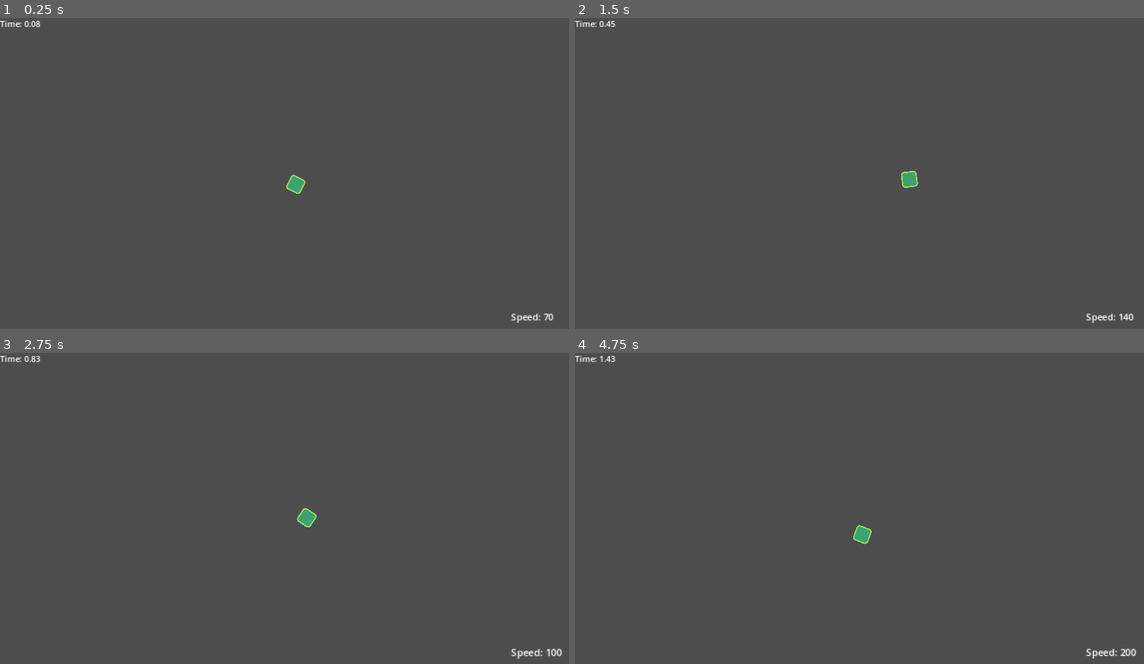
Above: before the commit, frames 1-4 (two rows, left to right).
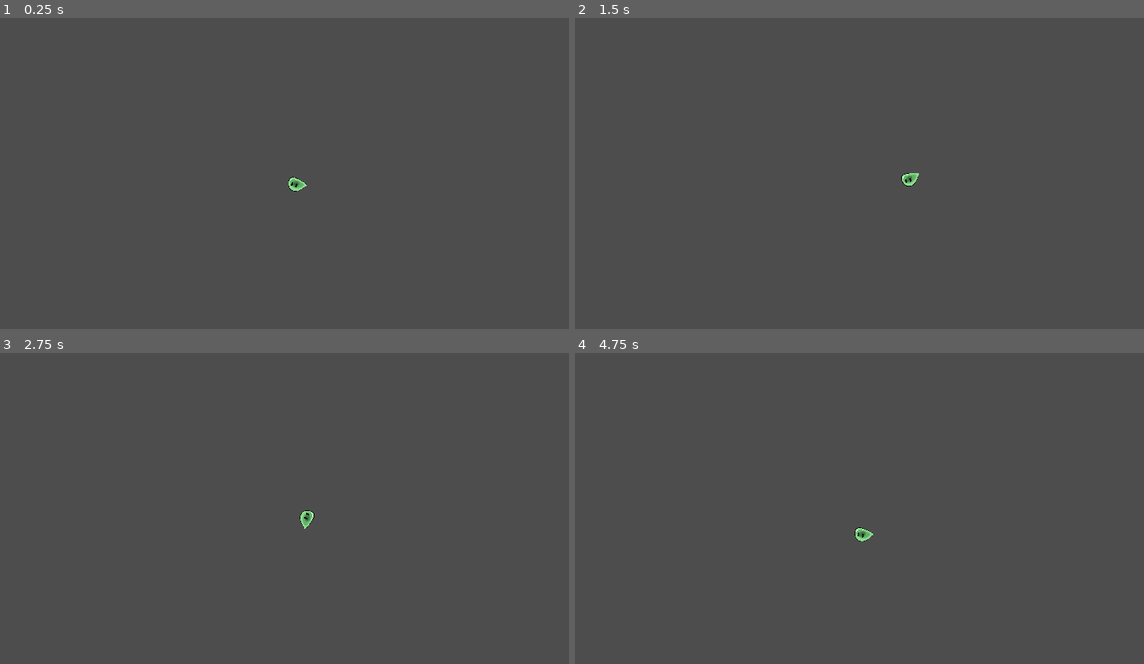
Above: after the commit, the same moments.

Repository: SpaceScore/main
Game: Godot game, scene res://scenes/player_test_scene.tscn
The game is run twice, just before and just after one commit, with the same random seed, the same clock (stepped at 60 frames per second) and the same inputs.
Inputs (mouse positions are in pixels of both pictures, inside the frame that each line leads up to):
- Up to frame 1 (0.25 s): no input
- Up to frame 2 (1.5 s): tap Enter (ui_accept) at 0.5, 0.6, 0.77, 1.07 s; move the mouse to (1001, 167) at 0.52 s; hold Right (ui_right) from 0.53 s (still down); click (1001, 167) at 0.67 s; move the mouse to (751, 201) at 1.27 s; tap Mouse wheel up (accelerate) at 1.35 s
- Up to frame 3 (2.75 s): tap Enter (ui_accept) at 1.52, 1.55, 1.82, 2.3 s; move the mouse to (352, 446) at 2.02 s; release Right (ui_right) at 2.03 s; hold Left (ui_left) from 2.03 s (still down); tap Mouse wheel down (decelerate) at 2.1 s
- Up to frame 4 (4.75 s): move the mouse to (842, 586) at 2.77 s; release Left (ui_left) at 2.78 s; hold Right (ui_right) 2.78-4.28 s; tap Space (move) at 2.85 s; click (842, 586) at 2.92 s; tap Enter (ui_accept) at 3.02, 3.05, 3.32, 3.6, 3.77, 4.07, 4.52, 4.55 s; move the mouse to (1047, 567) at 3.52 s; move the mouse to (694, 468) at 4.27 s; hold Left (ui_left) from 4.28 s (still down); tap Mouse wheel up (accelerate) at 4.35 s

The runs differ from the first frame. In frame 1, 0.3% of the frame differs, in the area x 0-98%, y 0-99%; in frame 2, 0.3%; in frame 3, 0.4%, in the area x 0-99%, y 0-99%; in frame 4, 0.4%.

Commit message:
Leaderboards now working

Diff:
--- a/project.godot
+++ b/project.godot
@@ -10,7 +10,7 @@
 
 [application]
 
-config/name="New Game Project"
+config/name="SpeedScore"
 run/main_scene="res://scenes/player_test_scene.tscn"
 config/features=PackedStringArray("4.3", "Forward Plus")
 config/icon="res://icon.svg"
--- /dev/null
+++ b/scenes/UI/score_entry.tscn
@@ -0,0 +1,18 @@
+[gd_scene load_steps=2 format=3 uid="uid://td6xkxkq66sp"]
+
+[ext_resource type="Script" path="res://scripts/leaderboard/score_entry.gd" id="1_altql"]
+
+[node name="score_entry" type="HBoxContainer"]
+offset_right = 40.0
+offset_bottom = 40.0
+theme_override_constants/separation = 30
+script = ExtResource("1_altql")
+
+[node name="name_label" type="Label" parent="."]
+layout_mode = 2
+text = "Name Here"
+
+[node name="score_label" type="Label" parent="."]
+layout_mode = 2
+text = "Score"
+horizontal_alignment = 2
--- /dev/null
+++ b/scenes/leaderboard_component.tscn
@@ -0,0 +1,6 @@
+[gd_scene load_steps=2 format=3 uid="uid://dnndqh8ekqagf"]
+
+[ext_resource type="Script" path="res://scripts/leaderboard/leaderboard.gd" id="1_cokp4"]
+
+[node name="leaderboard_component" type="Node"]
+script = ExtResource("1_cokp4")
--- /dev/null
+++ b/scenes/leaderboard_submission.tscn
@@ -0,0 +1,87 @@
+[gd_scene load_steps=3 format=3 uid="uid://c20s7doqd05u6"]
+
+[ext_resource type="Script" path="res://scripts/leaderboard/score_submission_scene.gd" id="1_al6sg"]
+[ext_resource type="PackedScene" uid="uid://dnndqh8ekqagf" path="res://scenes/leaderboard_component.tscn" id="2_6x2k3"]
+
+[node name="leaderboard_submission" type="Node2D"]
+script = ExtResource("1_al6sg")
+
+[node name="leaderboard_component" parent="." instance=ExtResource("2_6x2k3")]
+
+[node name="CanvasLayer" type="CanvasLayer" parent="."]
+
+[node name="submit_form" type="Control" parent="CanvasLayer"]
+layout_mode = 3
+anchors_preset = 15
+anchor_right = 1.0
+anchor_bottom = 1.0
+grow_horizontal = 2
+grow_vertical = 2
+
+[node name="score_label" type="Label" parent="CanvasLayer/submit_form"]
+layout_mode = 1
+anchors_preset = 8
+anchor_left = 0.5
+anchor_top = 0.5
+anchor_right = 0.5
+anchor_bottom = 0.5
+offset_left = -44.0
+offset_top = -106.0
+offset_right = 44.0
+offset_bottom = -83.0
+grow_horizontal = 2
+grow_vertical = 2
+text = "Your Time: "
+
+[node name="name_entry" type="LineEdit" parent="CanvasLayer/submit_form"]
+layout_mode = 1
+anchors_preset = 8
+anchor_left = 0.5
+anchor_top = 0.5
+anchor_right = 0.5
+anchor_bottom = 0.5
+offset_left = -166.0
+offset_top = 34.0
+offset_right = 169.0
+offset_bottom = 91.0
+grow_horizontal = 2
+grow_vertical = 2
+placeholder_text = "Enter your name"
+
+[node name="submit_button" type="Button" parent="CanvasLayer/submit_form"]
+layout_mode = 1
+anchors_preset = 8
+anchor_left = 0.5
+anchor_top = 0.5
+anchor_right = 0.5
+anchor_bottom = 0.5
+offset_left = -162.0
+offset_top = 140.0
+offset_right = 156.0
+offset_bottom = 207.0
+grow_horizontal = 2
+grow_vertical = 2
+text = "Submit Score"
+
+[node name="loading_page" type="Control" parent="CanvasLayer"]
+visible = false
+layout_mode = 3
+anchors_preset = 8
+anchor_left = 0.5
+anchor_top = 0.5
+anchor_right = 0.5
+anchor_bottom = 0.5
+offset_left = -20.0
+offset_top = -20.0
+offset_right = 20.0
+offset_bottom = 20.0
+grow_horizontal = 2
+grow_vertical = 2
+
+[node name="Label" type="Label" parent="CanvasLayer/loading_page"]
+layout_mode = 0
+offset_right = 40.0
+offset_bottom = 23.0
+text = "Loading..."
+
+[connection signal="pressed" from="CanvasLayer/submit_form/submit_button" to="." method="_on_submit_button_pressed"]
--- a/scenes/player.tscn
+++ b/scenes/player.tscn
@@ -1,16 +1,18 @@
 [gd_scene load_steps=4 format=3 uid="uid://juu2pepb7yu5"]
 
 [ext_resource type="Script" path="res://scripts/player/player.gd" id="1_g3u70"]
-[ext_resource type="Texture2D" uid="uid://bodrsg2cvdb2r" path="res://place-holders/assets/player.png" id="1_xcsfo"]
+[ext_resource type="Texture2D" uid="uid://bnoo6mwrgoe3v" path="res://assets/Slime.png" id="2_f7ov1"]
 
 [sub_resource type="CircleShape2D" id="CircleShape2D_8sr6u"]
-radius = 48.5
+radius = 42.0
 
 [node name="CharacterBody2D" type="CharacterBody2D"]
 script = ExtResource("1_g3u70")
 
 [node name="Sprite2D" type="Sprite2D" parent="."]
-texture = ExtResource("1_xcsfo")
+position = Vector2(-5, -5)
+scale = Vector2(0.1, 0.1)
+texture = ExtResource("2_f7ov1")
 
 [node name="CollisionShape2D" type="CollisionShape2D" parent="."]
 shape = SubResource("CircleShape2D_8sr6u")
--- /dev/null
+++ b/scenes/speed_label.tscn
@@ -0,0 +1,13 @@
+[gd_scene load_steps=2 format=3 uid="uid://bq2xhpahinokh"]
+
+[ext_resource type="Script" path="res://scripts/ui/speed_label.gd" id="1_edfd8"]
+
+[node name="speed_label" type="Label"]
+offset_right = 40.0
+offset_bottom = 40.0
+script = ExtResource("1_edfd8")
+
+[node name="Timer" type="Timer" parent="."]
+one_shot = true
+
+[connection signal="timeout" from="Timer" to="." method="timeout"]
--- /dev/null
+++ b/scenes/start_scene.tscn
@@ -0,0 +1,55 @@
+[gd_scene load_steps=3 format=3 uid="uid://bl1tyjcofa7c2"]
+
+[ext_resource type="Script" path="res://scripts/start_scene.gd" id="1_of8yp"]
+[ext_resource type="PackedScene" uid="uid://dnndqh8ekqagf" path="res://scenes/leaderboard_component.tscn" id="2_jth7p"]
+
+[node name="start_game_page" type="Node2D"]
+script = ExtResource("1_of8yp")
+
+[node name="leaderboard_component" parent="." instance=ExtResource("2_jth7p")]
+
+[node name="CanvasLayer" type="CanvasLayer" parent="."]
+
+[node name="score_panel" type="Panel" parent="CanvasLayer"]
+anchors_preset = 8
+anchor_left = 0.5
+anchor_top = 0.5
+anchor_right = 0.5
+anchor_bottom = 0.5
+offset_left = -221.0
+offset_top = -283.0
+offset_right = 226.0
+offset_bottom = 90.0
+grow_horizontal = 2
+grow_vertical = 2
+
+[node name="ScrollContainer" type="ScrollContainer" parent="CanvasLayer/score_panel"]
+layout_mode = 1
+anchors_preset = 15
+anchor_right = 1.0
+anchor_bottom = 1.0
+grow_horizontal = 2
+grow_vertical = 2
+
+[node name="VBoxContainer" type="VBoxContainer" parent="CanvasLayer/score_panel/ScrollContainer"]
+layout_mode = 2
+size_flags_horizontal = 4
+size_flags_vertical = 4
+theme_override_constants/separation = 5
+alignment = 1
+
+[node name="start_button" type="Button" parent="CanvasLayer"]
+anchors_preset = 8
+anchor_left = 0.5
+anchor_top = 0.5
+anchor_right = 0.5
+anchor_bottom = 0.5
+offset_left = -128.0
+offset_top = 147.0
+offset_right = 128.0
+offset_bottom = 230.0
+grow_horizontal = 2
+grow_vertical = 2
+text = "Start Game"
+
+[connection signal="pressed" from="CanvasLayer/start_button" to="." method="_on_start_button_pressed"]
--- /dev/null
+++ b/scenes/timer.tscn
@@ -0,0 +1,6 @@
+[gd_scene load_steps=2 format=3 uid="uid://cosij5k7iwe6l"]
+
+[ext_resource type="Script" path="res://scripts/run_timer.gd" id="1_wxm4l"]
+
+[node name="run_timer" type="Timer"]
+script = ExtResource("1_wxm4l")
--- /dev/null
+++ b/scenes/ui_canvas.tscn
@@ -0,0 +1,3 @@
+[gd_scene format=3 uid="uid://bfqf0bv4q5nc0"]
+
+[node name="ui" type="CanvasLayer"]
--- a/scripts/Globals.gd
+++ b/scripts/Globals.gd
@@ -3,3 +3,12 @@
 var player: Player
 var speedrun_component: Speedrun_Component
 var saved_time: float = 0
+
+func encode_score(time: float)->int:
+	return int(time * 1000)
+
+func decode_score(time: int)->float:
+	return float(time) / 1000
+
+func reset_score():
+	saved_time = 0
--- /dev/null
+++ b/scripts/leaderboard/leaderboard.gd
@@ -0,0 +1,214 @@
+extends Node
+class_name Leaderboard_Component
+
+# Use this game API key if you want to test with a functioning leaderboard
+# "987dbd0b9e5eb3749072acc47a210996eea9feb0"
+var game_API_key = "dev_c093b892aa884b069549b58814d00865"
+var development_mode = true
+var leaderboard_key = "speed_jam_key_2"
+var session_token = ""
+var score = 0
+
+# HTTP Request node can only handle one call per node
+var auth_http = HTTPRequest.new()
+var leaderboard_http = HTTPRequest.new()
+var submit_score_http = HTTPRequest.new()
+
+
+var set_name_http = HTTPRequest.new()
+var get_name_http = HTTPRequest.new()
+
+signal loaded_leaderboards(json)
+signal uploaded_score
+signal uploaded_name
+
+func _ready():
+	_authentication_request()
+
+func _process(_delta):
+	#if(Input.is_action_just_pressed("ui_up")):
+		#score += 1
+		#print("CurrentScore:"+str(score))
+	#
+	#if(Input.is_action_just_pressed("ui_down")):
+		#score -= 1
+		#print("CurrentScore:"+str(score))
+	#
+	## Upload score when pressing enter
+	#if(Input.is_action_just_pressed("ui_accept")):
+		#_upload_score(score)
+	#
+	## Get score when pressing spacebar
+	#if(Input.is_action_just_pressed("ui_select")):
+		#_get_leaderboards()
+	pass
+
+func _authentication_request():
+	# Check if a player session exists
+	var player_session_exists = false
+	var player_identifier : String
+	var file = FileAccess.open("user://LootLocker.data", FileAccess.READ)
+	if file != null:
+		player_identifier = file.get_as_text()
+		print("player ID="+player_identifier)
+		file.close()
+
+	if player_identifier != null and player_identifier.length() > 1:
+		print("player session exists, id="+player_identifier)
+		player_session_exists = true
+	if(player_identifier.length() > 1):
+		player_session_exists = true
+
+	## Convert data to json string:
+	var data = { "game_key": game_API_key, "game_version": "0.0.0.1", "development_mode": true }
+
+	# If a player session already exists, send with the player identifier
+	if(player_session_exists == true):
+		data = { "game_key": game_API_key, "player_identifier":player_identifier, "game_version": "0.0.0.1", "development_mode": true }
+
+	# Add 'Content-Type' header:
+	var headers = ["Content-Type: application/json"]
+
+	# Create a HTTPRequest node for authentication
+	auth_http = HTTPRequest.new()
+	add_child(auth_http)
+	auth_http.request_completed.connect(_on_authentication_request_completed)
+	# Send request
+	auth_http.request("https://api.lootlocker.io/game/v2/session/guest", headers, HTTPClient.METHOD_POST, JSON.stringify(data))
+	# Print what we're sending, for debugging purposes:
+	print(data)
+
+
+func _on_authentication_request_completed(result, response_code, headers, body):
+	var json = JSON.new()
+	json.parse(body.get_string_from_utf8())
+
+	# Save the player_identifier to file
+	var file = FileAccess.open("user://LootLocker.data", FileAccess.WRITE)
+	file.store_string(json.get_data().player_identifier)
+	file.close()
+
+	# Save session_token to memory
+	session_token = json.get_data().session_token
+
+	# Print server response
+	print(json.get_data())
+
+	# Clear node
+	auth_http.queue_free()
+	# Get leaderboards
+	_get_leaderboards()
+
+
+func _get_leaderboards():
+	print("Getting leaderboards")
+	var url = "https://api.lootlocker.io/game/leaderboards/"+leaderboard_key+"/list?count=10"
+	var headers = ["Content-Type: application/json", "x-session-token:"+session_token]
+
+	# Create a request node for getting the highscore
+	leaderboard_http = HTTPRequest.new()
+	add_child(leaderboard_http)
+	leaderboard_http.request_completed.connect(_on_leaderboard_request_completed)
+
+	# Send request
+	leaderboard_http.request(url, headers, HTTPClient.METHOD_GET, "")
+
+func _on_leaderboard_request_completed(result, response_code, headers, body):
+	var json = JSON.new()
+	json.parse(body.get_string_from_utf8())
+
+	# Print data
+	print("GET DATA: ")
+	print(json.get_data())
+
+	# Formatting as a leaderboard
+	print("FORMATTING AS A LEADERBOARD: ")
+	var leaderboardFormatted = ""
+	if json.get_data().items:
+		for n in json.get_data().items.size():
+			leaderboardFormatted += str(json.get_data().items[n].rank)+str(". ")
+			leaderboardFormatted += str(json.get_data().items[n].player.id)+str(" - ")
+			leaderboardFormatted += str(json.get_data().items[n].player.name)+str(" - ")
+			leaderboardFormatted += str(json.get_data().items[n].score)+str("\n")
+		# Print the formatted leaderboard to the console
+		print("FORMATTED LEADERBOARD: ")
+		print(leaderboardFormatted)
+
+	# Clear node
+	leaderboard_http.queue_free()
+
+	loaded_leaderboards.emit(json)
+
+
+func _upload_score(score: int):
+	var data = { "score": str(score) }
+	var headers = ["Content-Type: application/json", "x-session-token:"+session_token]
+	submit_score_http = HTTPRequest.new()
+	add_child(submit_score_http)
+	submit_score_http.request_completed.connect(_on_upload_score_request_completed)
+	# Send request
+	submit_score_http.request("https://api.lootlocker.io/game/leaderboards/"+leaderboard_key+"/submit", headers, HTTPClient.METHOD_POST, JSON.stringify(data))
+	# Print what we're sending, for debugging purposes:
+	print(data)
+
+
+func _on_upload_score_request_completed(result, response_code, headers, body) :
+	var json = JSON.new()
+	json.parse(body.get_string_from_utf8())
+
+	# Print data
+	print("JSON HERE")
+	print(json.get_data())
+
+	# Clear node
+	submit_score_http.queue_free()
+
+	uploaded_score.emit()
+
+func _change_player_name(name: String):
+	print("Changing player name")
+
+	# use this variable for setting the name of the player
+	var player_name = name
+
+	var data = { "name": str(player_name) }
+	var url =  "https://api.lootlocker.io/game/player/name"
+	var headers = ["Content-Type: application/json", "x-session-token:"+session_token]
+
+	# Create a request node for getting the highscore
+	set_name_http = HTTPRequest.new()
+	add_child(set_name_http)
+	set_name_http.request_completed.connect(_on_player_set_name_request_completed)
+	# Send request
+	set_name_http.request(url, headers, HTTPClient.METHOD_PATCH, JSON.stringify(data))
+
+func _on_player_set_name_request_completed(result, response_code, headers, body):
+	var json = JSON.new()
+	json.parse(body.get_string_from_utf8())
+
+	# Print data
+	print(json.get_data())
+	set_name_http.queue_free()
+
+	uploaded_name.emit()
+
+func _get_player_name():
+	print("Getting player name")
+	var url = "https://api.lootlocker.io/game/player/name"
+	var headers = ["Content-Type: application/json", "x-session-token:"+session_token]
+
+	# Create a request node for getting the highscore
+	get_name_http = HTTPRequest.new()
+	add_child(get_name_http)
+	get_name_http.request_completed.connect(_on_player_get_name_request_completed)
+	# Send request
+	get_name_http.request(url, headers, HTTPClient.METHOD_GET, "")
+
+func _on_player_get_name_request_completed(result, response_code, headers, body):
+	var json = JSON.new()
+	json.parse(body.get_string_from_utf8())
+
+	# Print data
+	print(json.get_data())
+	# Print player name
+	print(json.get_data().name)
--- /dev/null
+++ b/scripts/leaderboard/score_entry.gd
@@ -0,0 +1,9 @@
+extends HBoxContainer
+class_name Score_Entry
+
+@onready var name_label: Label = $name_label
+@onready var score_label: Label = $score_label
+
+func set_data(name: String, score: String):
+	name_label.text = name
+	score_label.text = score
--- /dev/null
+++ b/scripts/leaderboard/score_submission_scene.gd
@@ -0,0 +1,44 @@
+extends Node2D
+
+@onready var leaderboard_component: Leaderboard_Component = $leaderboard_component
+@onready var name_entry: LineEdit = $CanvasLayer/submit_form/name_entry
+@onready var score_label: Label = $CanvasLayer/submit_form/score_label
+@onready var submit_form: Control = $CanvasLayer/submit_form
+@onready var loading_page: Control = $CanvasLayer/loading_page
+
+var upload_status: int = 0
+
+func _ready() -> void:
+	## DEBUG TESTING
+	Globals.saved_time = 20.5
+
+	## Code
+	score_label.text = "Your Time: " + str(Globals.saved_time)
+
+func goto_start_page():
+	Globals.reset_score()
+	get_tree().change_scene_to_file("res://scenes/start_scene.tscn")
+
+func _on_submit_button_pressed() -> void:
+	## Record name
+	var name: String = name_entry.text
+	if name == "" or name == null:
+		return
+
+	## Submit Score
+	leaderboard_component.uploaded_name.connect(uploaded)
+	leaderboard_component.uploaded_score.connect(uploaded)
+
+	leaderboard_component._upload_score(Globals.encode_score(Globals.saved_time))
+	leaderboard_component._change_player_name(name)
+
+	print("UPLOADED TO SCOREBOARD")
+	submit_form.visible = false
+	loading_page.visible = true
+
+
+func uploaded():
+	if upload_status < 1:
+		upload_status += 1
+	else:
+		goto_start_page()
--- /dev/null
+++ b/scripts/run_timer.gd
@@ -0,0 +1,5 @@
+extends Timer
+class_name Run_Timer
+
+func _ready() -> void:
+	start()
--- /dev/null
+++ b/scripts/start_scene.gd
@@ -0,0 +1,24 @@
+extends Node2D
+
+@onready var leaderboard_component: Leaderboard_Component = $leaderboard_component
+@onready var vbox: VBoxContainer = $CanvasLayer/score_panel/ScrollContainer/VBoxContainer
+
+var score_entry: PackedScene = preload("res://scenes/UI/score_entry.tscn")
+
+func _ready() -> void:
+	## Connect signal
+	leaderboard_component.loaded_leaderboards.connect(display_leaderboard)
+
+func display_leaderboard(json):
+	if json.get_data().items:
+		for n in json.get_data().items.size():
+			var name: String = str(json.get_data().items[n].player.name)
+			var score: String = str(Globals.decode_score(int(json.get_data().items[n].score)))
+			var new_entry: Score_Entry = score_entry.instantiate()
+			vbox.add_child(new_entry)
+			new_entry.set_data(name, score)
+
+
+
+func _on_start_button_pressed() -> void:
+	pass # Replace with function body.
Binary file added: assets/Slime.png
Not shown, added: assets/Slime.png.import
